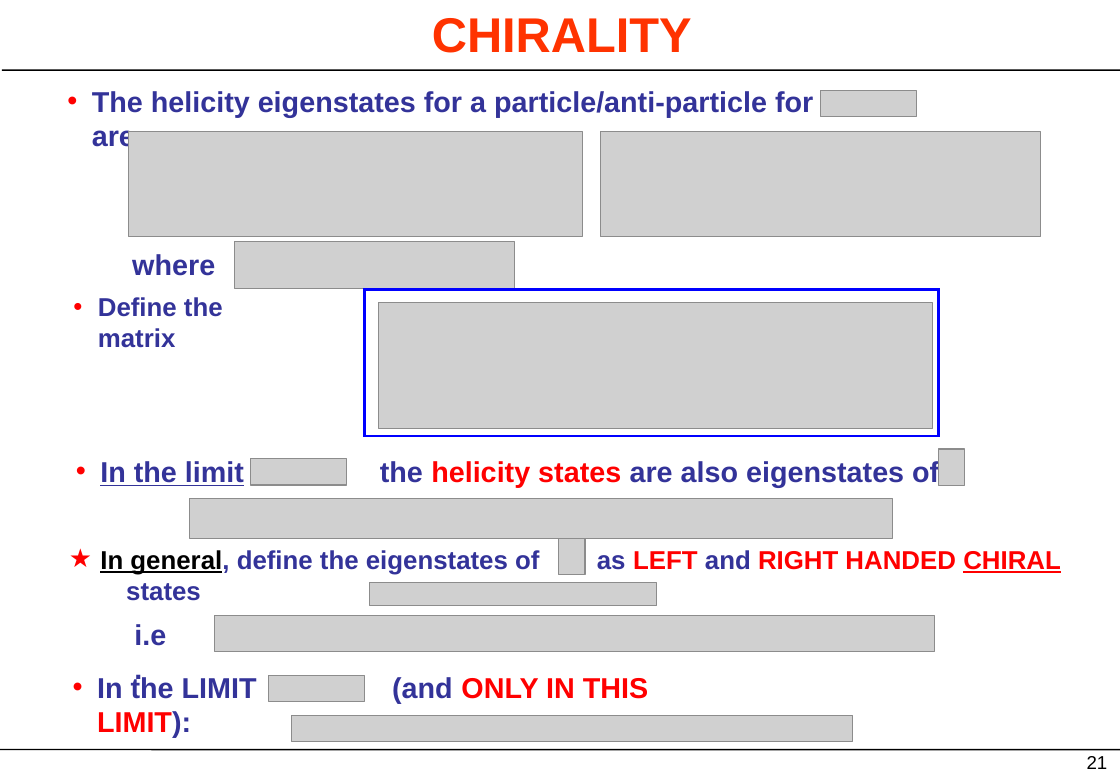
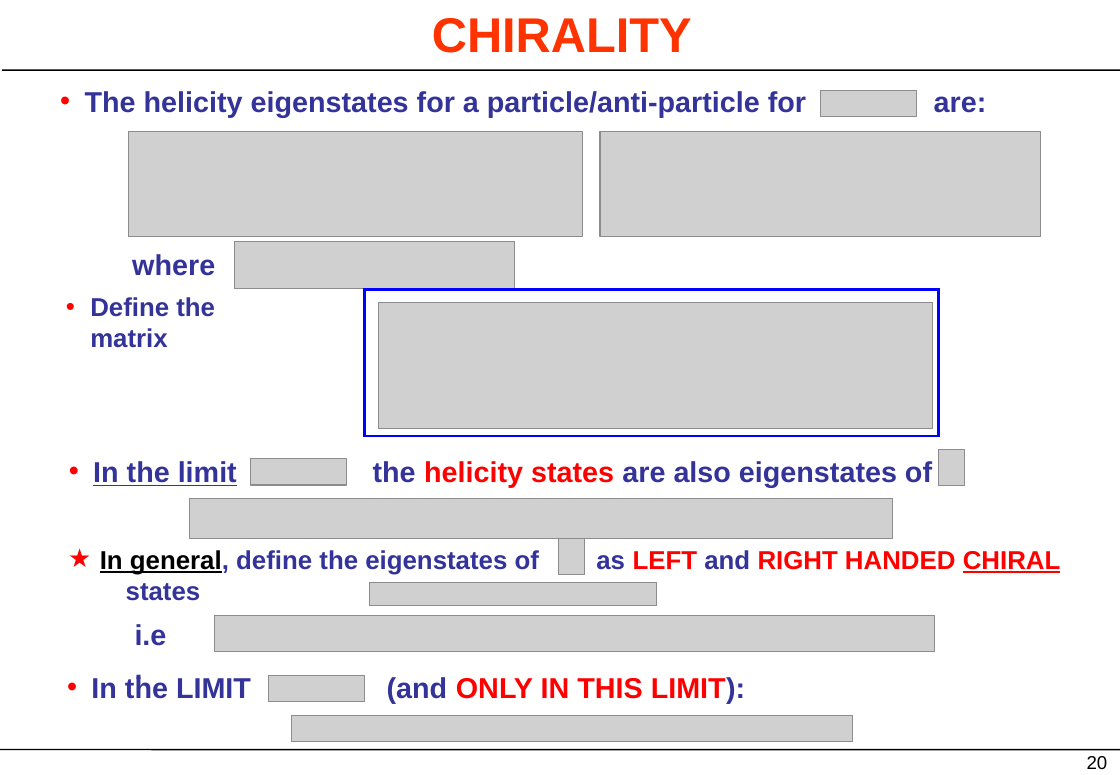
Before and after one commit to parbol/PlazaDefinitivo, a slide deck: slide 20 of DesarrolloDeTemas/Tema5/Transparencias/Tema5.pptx (slide 21 before the commit). Drawn at 1120x775 pixels with LibreOffice and Linux fonts; fonts in the diff are those of the drawing; grey boxes stand for pictures. Boxes give left, top, right and bottom in pixels: in the first picture for what was removed or moved away, otherwise in the second. Text is boxed around its words. In the diff, an @@ line names an element or a change of style, - is before the commit and + after.

```diff
--- a/DesarrolloDeTemas/Tema5/Transparencias/Tema5.pptx
+++ b/DesarrolloDeTemas/Tema5/Transparencias/Tema5.pptx
@@ free "The helicity eigenstates for a ..." resized from (x1=57, y1=79, x2=997, y2=124) to (x1=50, y1=79, x2=1004, y2=124) @@
@@ indent changed in 4 elements at (x1=50, y1=79, x2=1004, y2=124), (x1=59, y1=448, x2=965, y2=494), (x1=57, y1=664, x2=761, y2=710), (x1=56, y1=286, x2=310, y2=328) @@
@@ free "Define the matrix" resized from (x1=63, y1=286, x2=302, y2=328) to (x1=56, y1=286, x2=310, y2=328) @@
@@ free "In the limit the helicity ..." resized from (x1=66, y1=448, x2=958, y2=494) to (x1=59, y1=448, x2=965, y2=494) @@
@@ free "In the LIMIT (and ONLY ..." resized from (x1=62, y1=664, x2=755, y2=710) to (x1=57, y1=664, x2=761, y2=710) @@
@@ page number at (x1=1087, y1=756, x2=1108, y2=769): text changed @@
-21
+20
```
Also in this commit, not shown: 23 other slides changed, 1 slide removed, 18 other files.
